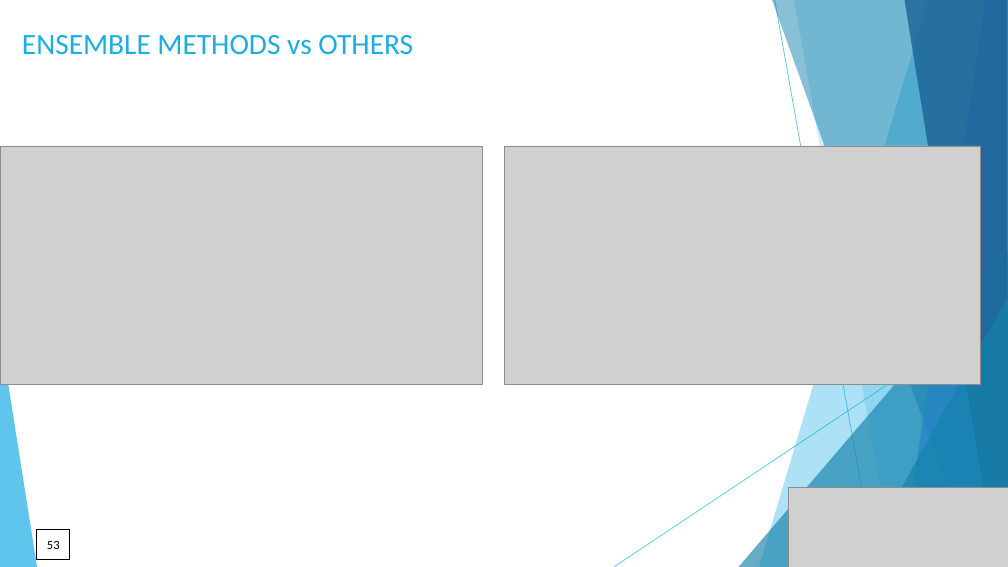
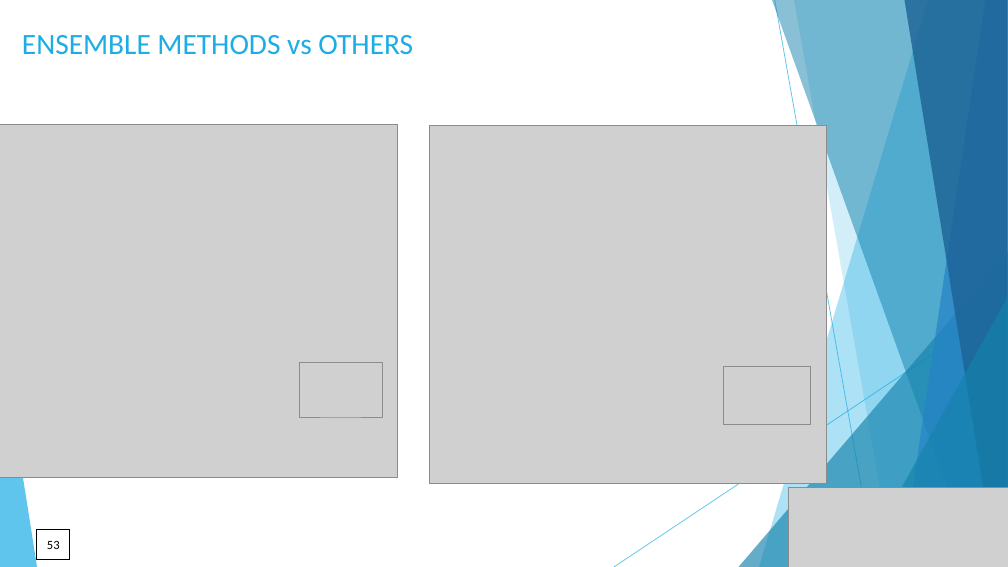
Before and after one commit to DataKnightsAI/Text-Classification-for-News-Summaries, a slide deck: slide 53 of presentation/CSML-1010-Group 20-project final presentation.pptx. Drawn at 1008x567 pixels with LibreOffice and Linux fonts; fonts in the diff are those of the drawing; grey boxes stand for pictures. Boxes give left, top, right and bottom in pixels: in the first picture for what was removed or moved away, otherwise in the second. Text is boxed around its words. In the diff, an @@ line names an element or a change of style, - is before the commit and + after.

```diff
--- a/presentation/CSML-1010-Group 20-project final presentation.pptx
+++ b/presentation/CSML-1010-Group 20-project final presentation.pptx
@@ picture resized from (x1=1, y1=146, x2=482, y2=384) to (x1=0, y1=124, x2=398, y2=477) @@
@@ picture added at (x1=430, y1=126, x2=827, y2=483) @@
@@ picture removed at (x1=504, y1=146, x2=981, y2=384) @@
@@ picture added at (x1=299, y1=362, x2=383, y2=417) @@
@@ picture added at (x1=724, y1=367, x2=811, y2=424) @@
```
Also in this commit, not shown: 10 other slides changed, 1 other file.
